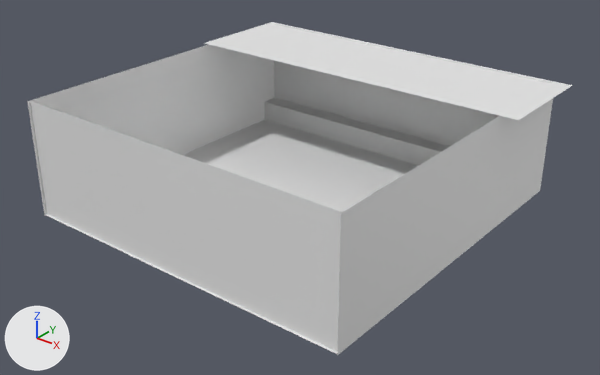
The glTF model public/assets/room.gltf: old version first, new version second.
The view is the same before and after, from a camera (50 mm lens) standing at (3.96, -5.45, 3.2) and looking at (0.11, -0.63, 0.22). Lighting does not change. The marker at lower left points along +X, +Y and +Z. Where no turn or scale is listed for an object, it has been applied to the vertices.

Names of what the first picture shows: 'Rectangle', 'Rectangle 2', 'Rectangle 3', 'Rectangle 4', 'Rectangle 5', 'Rectangle 6', 'Rectangle 7', 'Rectangle 8'.
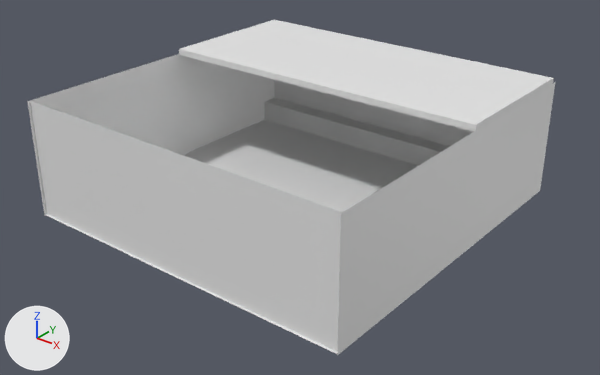
Location of each change, [x1, y1, x2, y2] in pixels of the pictures (600 x 375 px):
'Rectangle 6', reshaped, moved (14% taller)
    before: [205, 22, 573, 120]
    after: [179, 20, 554, 132]

The change, as a list of edits to the scene's bpy script:
```text
Change me_mesh_5:
    where me_mesh_5.from_pydata(...)  # 4 vertices, 2 faces; spans x -1.61..1.61, y -0.5..0.5, z 0.0
    used by ob_rectangle_6; location = (0.039, 0.5, 0.99)
    verts and faces of me_mesh_5; kept vertices keep their numbers, new ones are numbered from 4
    before: 0 (1.61, -0.5, 0.0) at pixel (518, 120), 1 (-1.61, 0.5, 0.0) at pixel (271, 22), 2 (1.61, 0.5, 0.0) at pixel (572, 85), 3 (-1.61, -0.5, 0.0) at pixel (203, 43)
    me_mesh_5 part 1
    add delete_vertices([*range(0, 4)])  # with the faces that use them
    add verts[4] = (-1.5, -0.67, -0.05)  # pixel (179, 54)
    add verts[5] = (-1.5, -0.67, 0.0)  # pixel (178, 48)
    add verts[6] = (-1.5, 0.67, -0.05)
    add verts[7] = (-1.5, 0.67, 0.0)  # pixel (274, 19)
    add for new, old in zip([*range(8, 12)], [*range(4, 8)]): verts[new] = verts[old] + (3.0, 0.0, 0.0)
    add faces += [(8, 10, 11), (8, 11, 9), (4, 8, 9), (4, 9, 5), (4, 5, 6), (5, 7, 6)]
    add faces += [(6, 7, 10), (7, 11, 10), (6, 10, 8), (7, 9, 11), (4, 6, 8), (5, 9, 7)]
Change ob_rectangle_6:
    ob_rectangle_6.location: (0.039, 0.5, 0.99) -> (-0.001, 0.284, 1.035)
```
